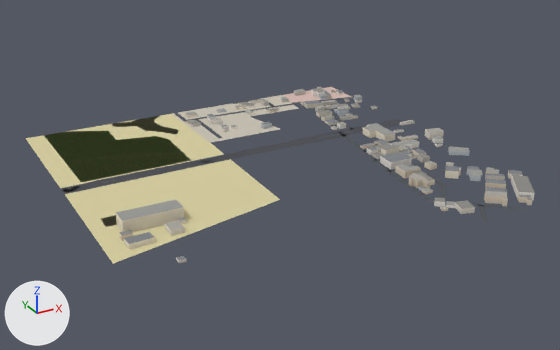
The glTF model public/tiles/0_1.lod1.glb: old version first, new version second.
One viewpoint serves both versions: a 50 mm lens placed at (-426.0, -802.0, 386.0), pointed at (9.0, -11.0, -10.0). The axes (+X, +Y, +Z) are drawn at lower left. The lights are the same throughout. The picture after the commit comes second. Where no turn or scale is listed for an object, it has been applied to the vertices. Vertices at exactly the same position are counted once.

The older version as bpy lines, for what is in view:
```python
me_buildings_roofs = bpy.data.meshes.new('buildings_roofs')
me_buildings_roofs.from_pydata(...)  # 527 vertices, 305 faces; spans x -245.0..245.0, y -244.0..244.0, z -6.0..6.0
me_buildings_roofs.materials.append(mat_buildings_roofs)
me_buildings_walls = bpy.data.meshes.new('buildings_walls')
me_buildings_walls.from_pydata(...)  # 1049 vertices, 1058 faces; spans x -245.0..245.0, y -244.0..244.0, z -8.0..8.0
me_buildings_walls.materials.append(mat_buildings_walls)
me_landuse = bpy.data.meshes.new('landuse')
me_landuse.from_pydata(...)  # 46 vertices, 38 faces; spans x -250.0..250.0, y -196.0..196.0, z 0.0
me_landuse.materials.append(mat_landuse)
# before: 3 (-35.0, 196.0, 0.0) at pixel (170, 113), 4 (-33.0, 57.0, 0.0) at pixel (210, 142), 11 (-36.0, -147.0, 0.0) at pixel (280, 199), 12 (-250.0, 196.0, 0.0) at pixel (25, 138), 13 (-250.0, -196.0, 0.0) at pixel (112, 263)
me_roads = bpy.data.meshes.new('roads')
me_roads.from_pydata(...)  # 166 vertices, 120 faces; spans x -250.0..250.0, y -252.0..252.0, z 0.0
me_roads.materials.append(mat_roads)
ob_buildings_roofs = bpy.data.objects.new('buildings_roofs', me_buildings_roofs)
ob_buildings_roofs.location = (17.5, 1.3, 9.6)
ob_buildings_walls = bpy.data.objects.new('buildings_walls', me_buildings_walls)
ob_buildings_walls.location = (17.5, 1.3, 8.0)
ob_landuse = bpy.data.objects.new('landuse', me_landuse)
ob_landuse.location = (0.0, 54.3, 0.0)
ob_roads = bpy.data.objects.new('roads', me_roads)
ob_roads.location = (0.2, -0.3, 0.1)
```
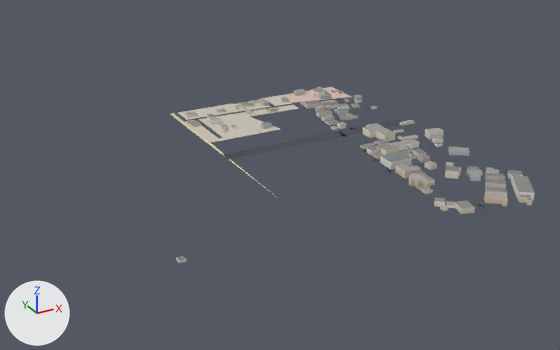
Where the newer file only moved an object's origin or applied its transform, the numbers keep the older frame.

Boxes [x1, y1, x2, y2] around the edits, measured in the pictures (560 x 350 px; the box of a moved part takes in the faces that stretch with it):
'landuse', reshaped, moved
    before: [26, 87, 352, 263]
    after: [170, 87, 352, 195]
'buildings_walls', reshaped (14% narrower)
    before: [116, 87, 535, 263]
    after: [176, 87, 535, 264]
'roads', reshaped (24% narrower)
    before: [60, 97, 527, 222]
    after: [174, 97, 527, 222]
part 1 of me_landuse, deleted
    before: [113, 117, 178, 134]
part 2 of me_landuse, deleted (green)
    before: [45, 131, 191, 182]
part 3 of me_landuse, moved or reshaped
    before: [26, 114, 280, 263]
    after: [170, 114, 274, 195]
part 4 of me_roads, cut back
    before: [60, 132, 340, 194]
    after: [223, 132, 340, 160]
part 5 of me_buildings_walls, deleted (beige)
    before: [116, 207, 184, 232]
part 6 of me_buildings_walls, deleted
    before: [119, 233, 133, 241]
part 7 of me_buildings_walls, deleted
    before: [124, 238, 155, 250]
part 8 of me_buildings_walls, deleted
    before: [164, 223, 185, 236]

The change, as a list of edits to the scene's bpy script:
```text
Change me_landuse:
    used by ob_landuse; location = (0.0, 54.3, 0.0)
    verts and faces of me_landuse; kept vertices keep their numbers, new ones are numbered from 46
    remove me_landuse.from_pydata(...)  # 46 vertices, 38 faces; spans x -250.0..250.0, y -196.0..196.0, z 0.0
    add me_landuse.from_pydata(...)  # 14 vertices, 11 faces; spans x -250.0..250.0, y -196.0..196.0, z 0.0
    me_landuse part 1: the loose piece of 20 vertices spanning x -128.0..-51.0, y 110.0..196.0, z 0.0 is deleted
    me_landuse part 2: the loose piece of 8 vertices spanning x -225.0..-77.0, y 11.0..196.0, z 0.0 is deleted
    me_landuse part 3
    add delete_vertices([12])  # with the faces that use them
    add verts[46] = (-37.0, 196.0, 0.0)  # pixel (169, 113)
    add faces += [(3, 46, 11), (3, 11, 4)]
    other edits to the shape of me_landuse do not show in these pictures
Change me_roads:
    used by ob_roads; location = (0.2, -0.3, 0.1)
    remove me_roads.from_pydata(...)  # 166 vertices, 120 faces; spans x -250.0..250.0, y -252.0..252.0, z 0.0
    add me_roads.from_pydata(...)  # 144 vertices, 102 faces; spans x -37.0..250.0, y -252.0..252.0, z 0.0
    me_roads part 4: 16 vertices removed from x -250.0..-62.0, y 42.0..64.0, z 0.0; 4 vertices added at x -37.0, y 44.0..64.0, z 0.0
    other edits to the shape of me_roads do not show in these pictures
Change me_buildings_walls:
    used by ob_buildings_walls; location = (17.5, 1.3, 8.0)
    remove me_buildings_walls.from_pydata(...)  # 1049 vertices, 1058 faces; spans x -245.0..245.0, y -244.0..244.0, z -8.0..8.0
    add me_buildings_walls.from_pydata(...)  # 1007 vertices, 1016 faces; spans x -211.0..245.0, y -244.0..244.0, z -8.0..2.0
    me_buildings_walls part 5: the loose piece of 10 vertices spanning x -239.0..-170.0, y -90.0..-67.0, z -8.0..8.0 is deleted
    me_buildings_walls part 6: the loose piece of 8 vertices spanning x -245.0..-233.0, y -103.0..-94.0, z -8.0..-2.0 is deleted
    me_buildings_walls part 7: the loose piece of 8 vertices spanning x -245.0..-217.0, y -124.0..-108.0, z -8.0..-2.0 is deleted
    me_buildings_walls part 8: the loose piece of 8 vertices spanning x -196.0..-181.0, y -116.0..-98.0, z -8.0..-2.0 is deleted
    other edits to the shape of me_buildings_walls do not show in these pictures
```
